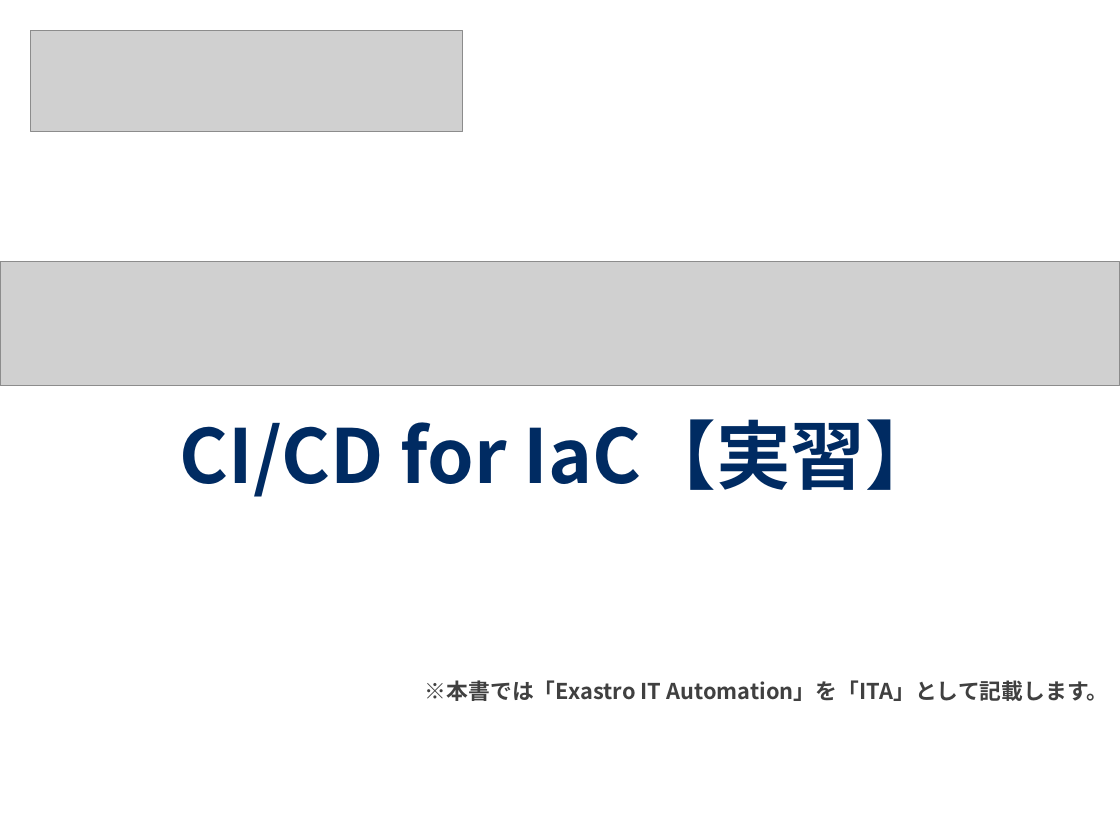
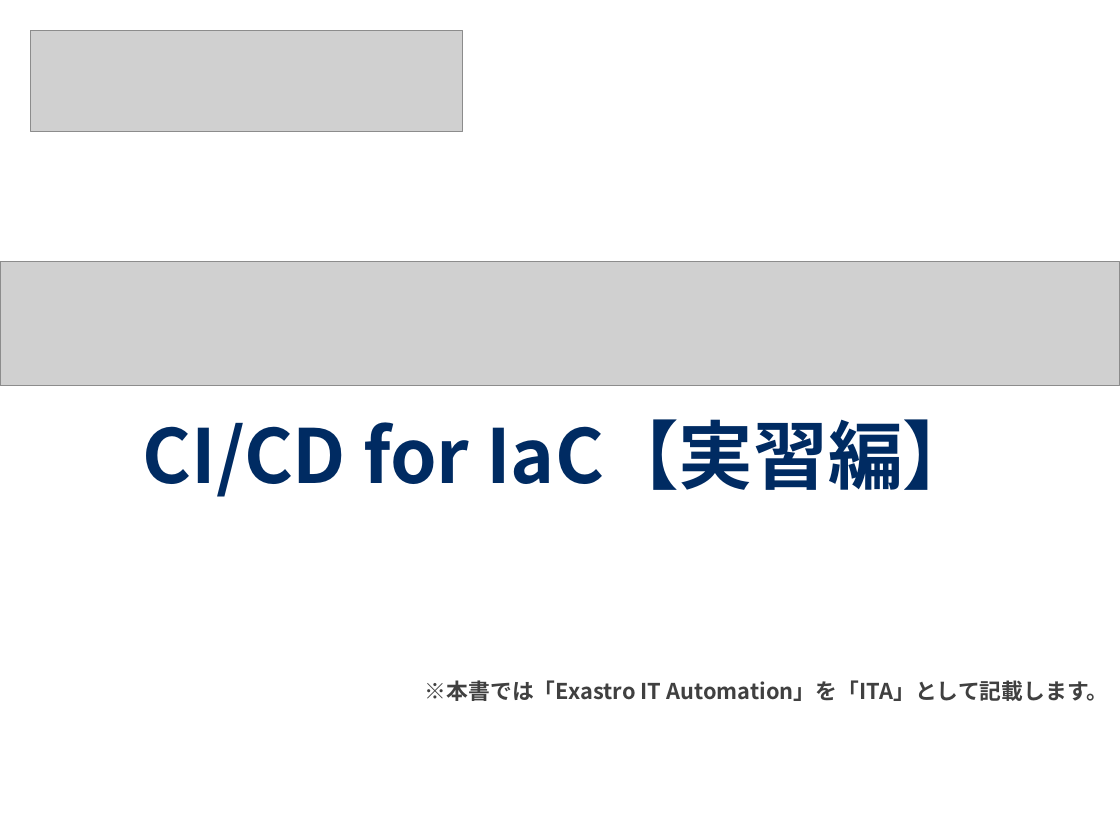
Before and after one commit to exastro-suite/it-automation-docs, a slide deck: slide 1 of asset/Learn_ja/ITA-CICD_for_IaC_practice_ja.pptx. Drawn at 1120x840 pixels with LibreOffice and Linux fonts; fonts in the diff are those of the drawing; grey boxes stand for pictures; background and template pictures are left out. Boxes give left, top, right and bottom in pixels: in the first picture for what was removed or moved away, otherwise in the second. Text is boxed around its words. In the diff, an @@ line names an element or a change of style, - is before the commit and + after.

```diff
--- a/asset/Learn_ja/ITA-CICD_for_IaC_practice_ja.pptx
+++ b/asset/Learn_ja/ITA-CICD_for_IaC_practice_ja.pptx
@@ text at (142,419,977,497): text changed @@
-CI/CD for IaC【実習】
+CI/CD for IaC【実習編】
```
Also in this commit, not shown: 1 other file.
